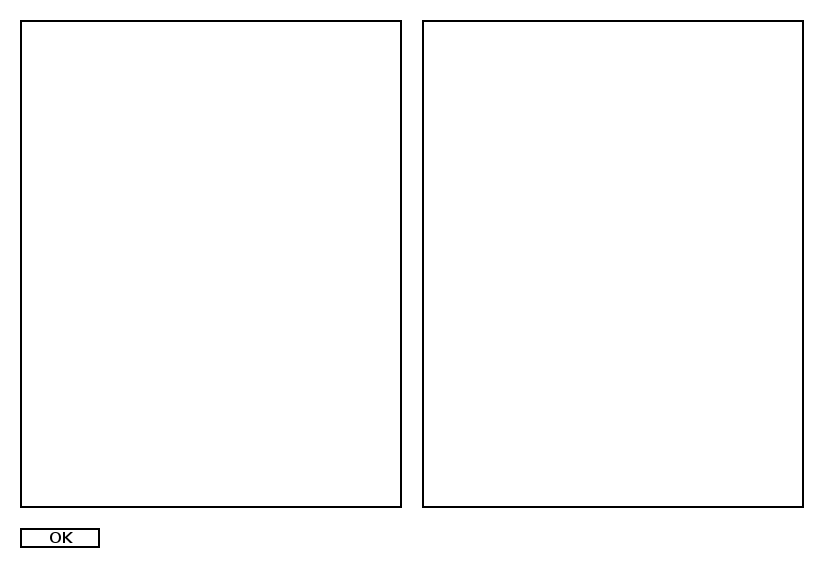
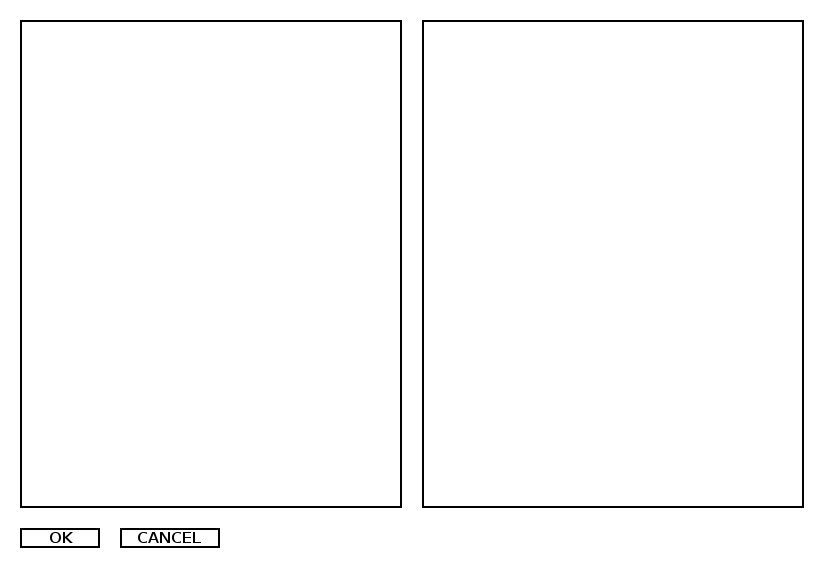
The second w=824, h=568 image is a revision of the first. Changes to its layers:
added layer "CANCEL" above "Background" over bbox(138, 532, 201, 543)
painted on "Background" over bbox(120, 528, 220, 548)
